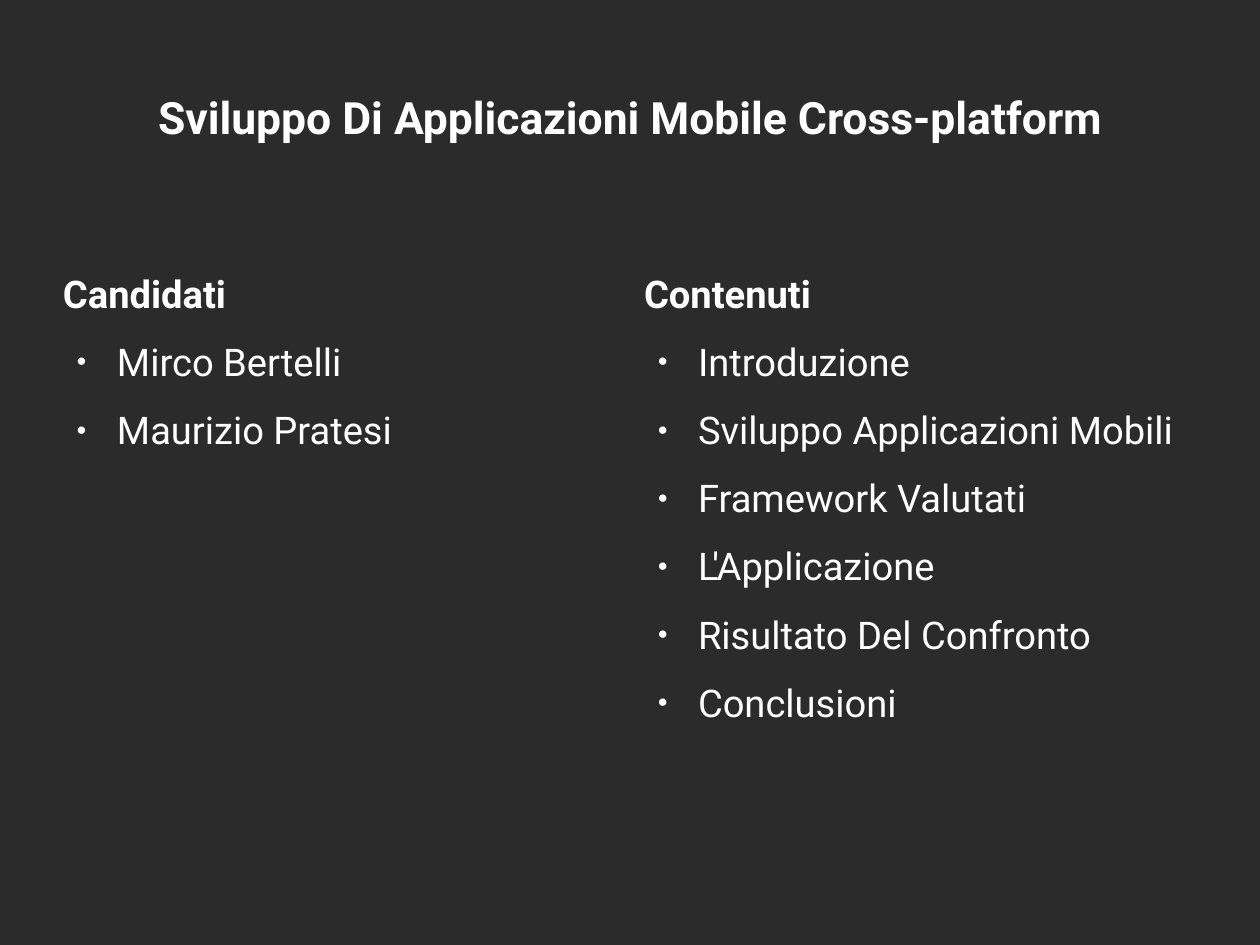
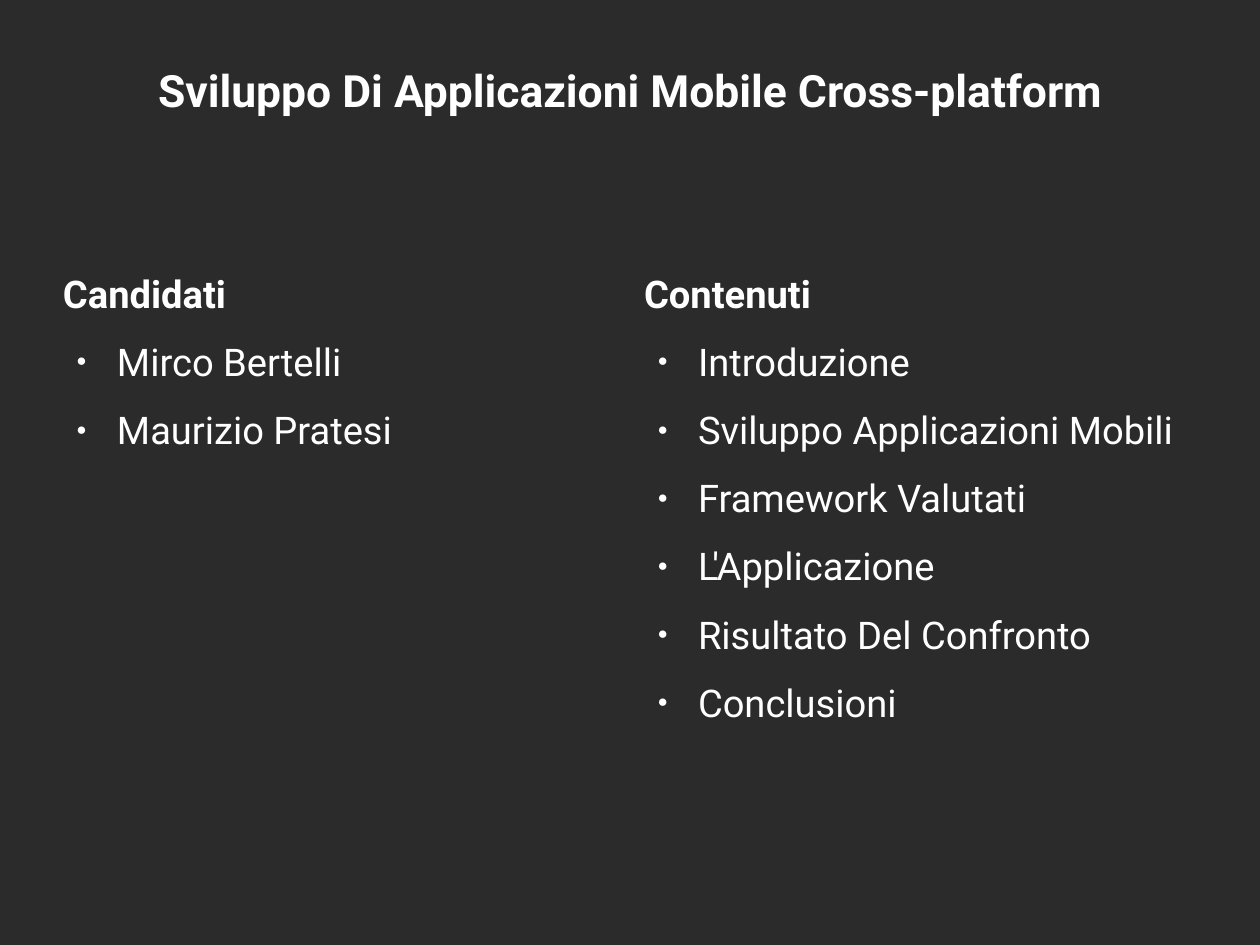
Before and after one commit to mircobe87/tesi-crossplatform, a slide deck: slide 1 of presentazione/presentazione.odp. Drawn at 1260x945 pixels with LibreOffice and Linux fonts; fonts in the diff are those of the drawing; background and template pictures are left out; a plain dark background stands for a picture behind light text. Boxes give left, top, right and bottom in pixels: in the first picture for what was removed or moved away, otherwise in the second. Text is boxed around its words. In the diff, an @@ line names an element or a change of style, - is before the commit and + after.

```diff
--- a/presentazione/presentazione.odp
+++ b/presentazione/presentazione.odp
@@ title "Sviluppo Di Applicazioni Mobile Cross-platform": place and size @@
-title "Sviluppo Di Applicazioni Mobile Cross-platform" at <box>158,100,1102,143</box>
+title "Sviluppo Di Applicazioni Mobile Cross-platform" at <box>158,73,1102,116</box>
```
Also in this commit, not shown: 2 other slides changed.
